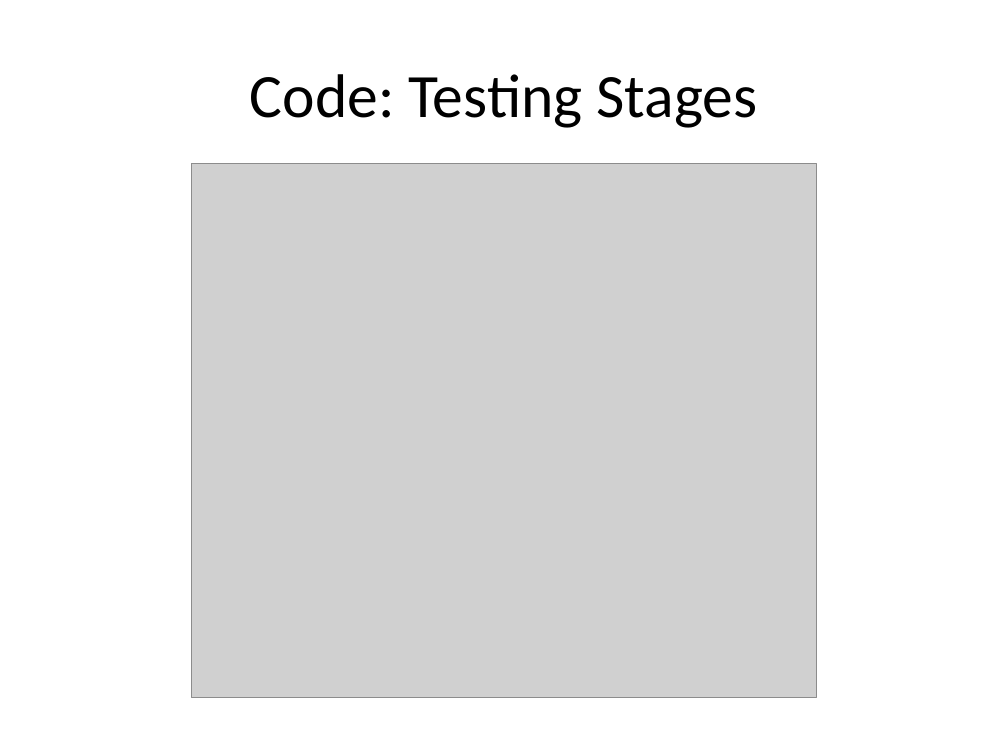
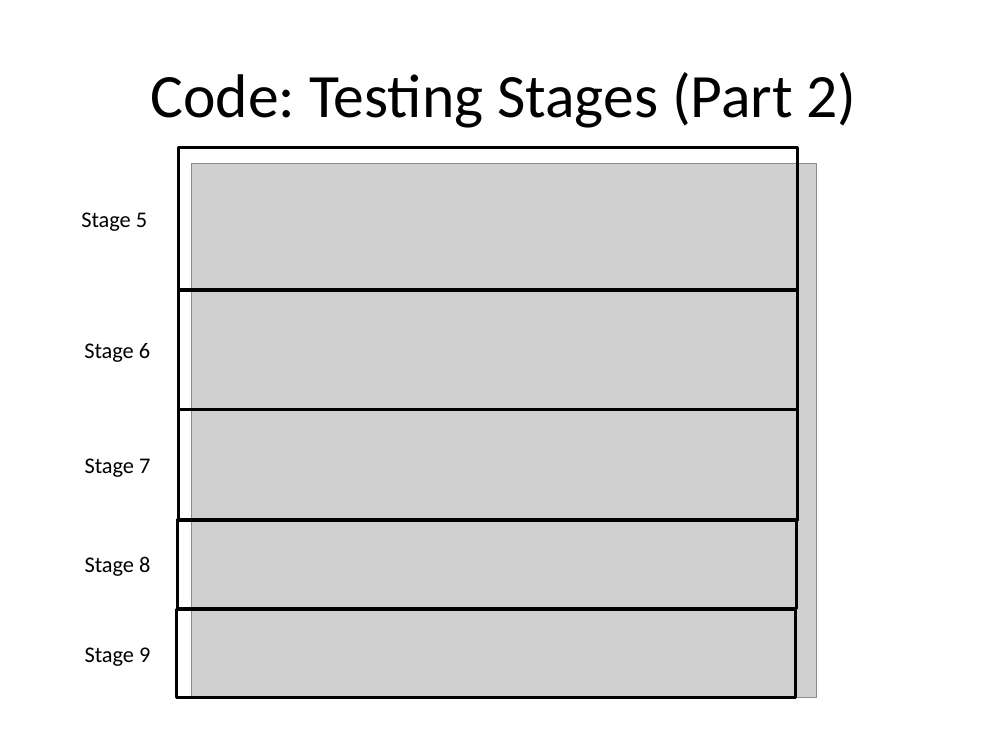
Before and after one commit to jzrlza/SmartHomePrototype, a slide deck: slide 22 of project_presentation.pptx (slide 20 before the commit). Drawn at 1008x756 pixels with LibreOffice and Linux fonts; fonts in the diff are those of the drawing; grey boxes stand for pictures. Boxes give left, top, right and bottom in pixels: in the first picture for what was removed or moved away, otherwise in the second. Text is boxed around its words. In the diff, an @@ line names an element or a change of style, - is before the commit and + after.

```diff
--- a/project_presentation.pptx
+++ b/project_presentation.pptx
@@ title at box(150, 72, 857, 128): text changed @@
-Code: Testing Stages
+Code: Testing Stages (Part 2)
@@ rectangle added at box(178, 148, 797, 291), outline #000000 2 pt @@
@@ text added at box(81, 212, 147, 231), 16 pt, text #000000 @@
+Stage 5
@@ rectangle added at box(178, 289, 797, 410), outline #000000 2 pt @@
@@ text added at box(84, 343, 150, 362), 16 pt, text #000000 @@
+Stage 6
@@ rectangle added at box(178, 409, 797, 520), outline #000000 2 pt @@
@@ text added at box(85, 458, 150, 477), 16 pt, text #000000 @@
+Stage 7
@@ rectangle added at box(177, 520, 796, 609), outline #000000 2 pt @@
@@ text added at box(85, 556, 150, 576), 16 pt, text #000000 @@
+Stage 8
@@ rectangle added at box(176, 609, 795, 698), outline #000000 2 pt @@
@@ text added at box(85, 647, 150, 666), 16 pt, text #000000 @@
+Stage 9
```
Also in this commit, not shown: 9 other slides changed, 11 slides added, 8 slides removed.
